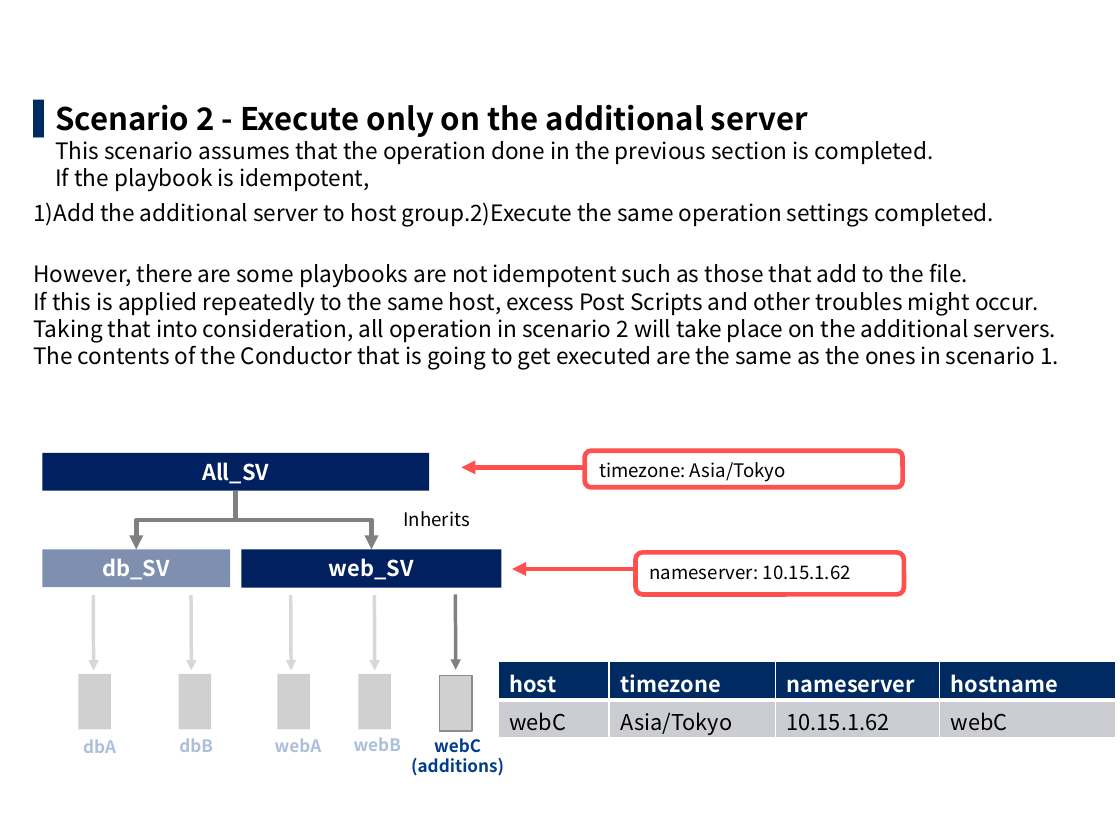
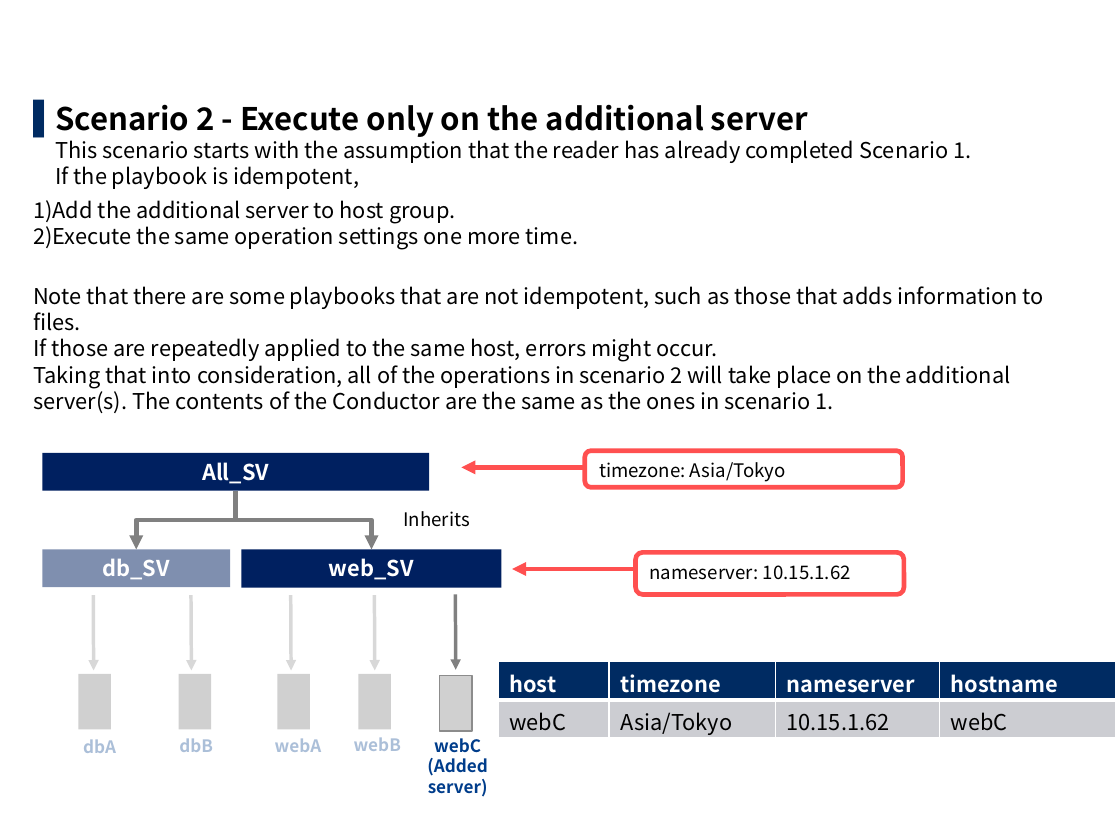
Before and after one commit to exastro-suite/it-automation-docs, a slide deck: slide 7 of asset/Learn/ITA-hg-ps_practice_en.pptx. Drawn at 1120x840 pixels with LibreOffice and Linux fonts; fonts in the diff are those of the drawing; grey boxes stand for pictures; background and template pictures are left out. Boxes give left, top, right and bottom in pixels: in the first picture for what was removed or moved away, otherwise in the second. Text is boxed around its words. In the diff, an @@ line names an element or a change of style, - is before the commit and + after.

```diff
--- a/asset/Learn/ITA-hg-ps_practice_en.pptx
+++ b/asset/Learn/ITA-hg-ps_practice_en.pptx
@@ text at (33, 104, 1044, 413): text changed; size 14.5 to 14 pt @@
-▌ Scenario 2 - Execute only on the additional server
-  This scenario assumes that the operation done in the previous section is completed.
-  If the playbook is idempotent,
-1)Add the additional server to host group.2)Execute the same operation settings completed.
-However, there are some playbooks are not idempotent such as those that add to the file.
-If this is applied repeatedly to the same host, excess Post Scripts and other troubles might occur.
-Taking that into consideration, all operation in scenario 2 will take place on the additional servers.
-The contents of the Conductor that is going to get executed are the same as the ones in scenario 1.
+▌ Scenario 2 - Execute only on the additional server
+  This scenario starts with the assumption that the reader has already completed Scenario 1.
+  If the playbook is idempotent,
+1)Add the additional server to host group.
+2)Execute the same operation settings one more time.
+Note that there are some playbooks that are not idempotent, such as those that adds information to files.
+If those are repeatedly applied to the same host, errors might occur.
+Taking that into consideration, all of the operations in scenario 2 will take place on the additional server(s). The contents of the Conductor are the same as the ones in scenario 1.
@@ text at (427, 738, 488, 797): text changed @@
-webC
-(additions)
+webC
+(Added server)
```
Also in this commit, not shown: 27 other slides changed, 7 other files.
